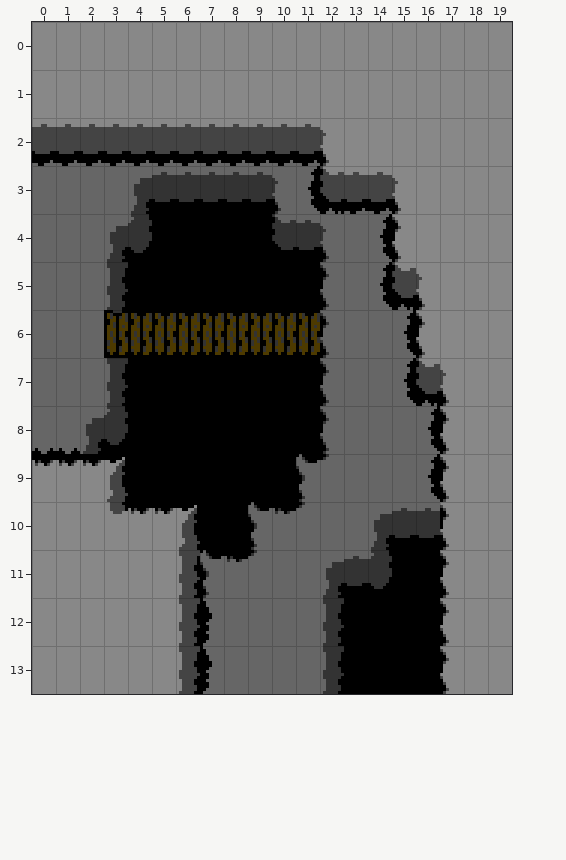
Two versions of a level (Tiled map, tiled/hills_room_13.tmx). Above is the file before it was changed.
Cells are 8x16 px. Shown: x 0..19, y 0..13.
The result:
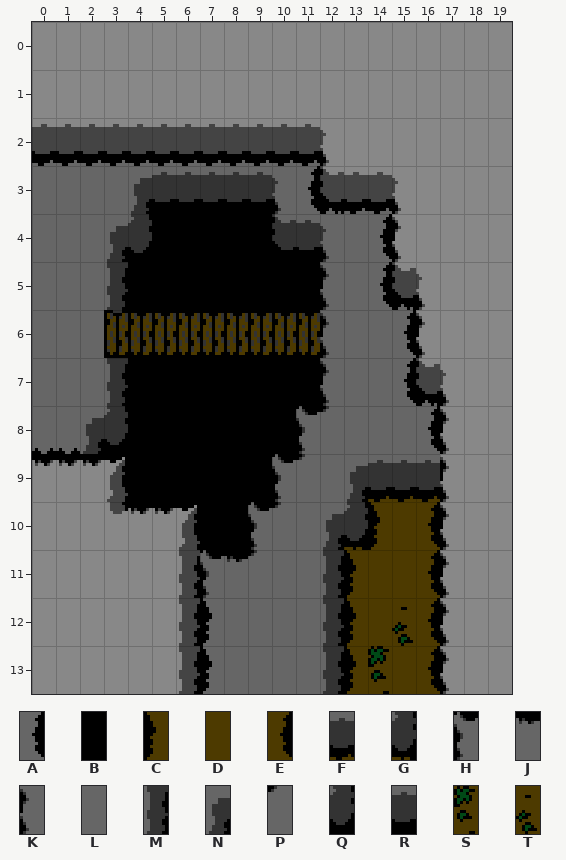
Key: from "hills_high": A 2, B 17; from "hills_ledges": C 0, D 1, E 2, F 19, G 20, H 21, J 22, K 24, L 25, M 26, N 28, P 29, Q 35, R 41; from "hills_veg": S 2, T 3.
_ is an empty cell.
The exact change:
Layer "Tile Layer 1":
y 8: x 11..12 BK -> HP
y 9: x 10..16 BHPLLLA -> HPLNFFF
y 10: x 10..16 JPLLNRR -> PLNGCDE
y 11: x 12..16 NRQBB -> MCDDE
y 12: x 13..16 BBBB -> CDTE
y 13: x 13..16 BBBB -> CSDE
Boxes around the changes in both pictures, in picture pixels (x1, y1, x2, y2):
changed: (272, 406, 440, 694)
